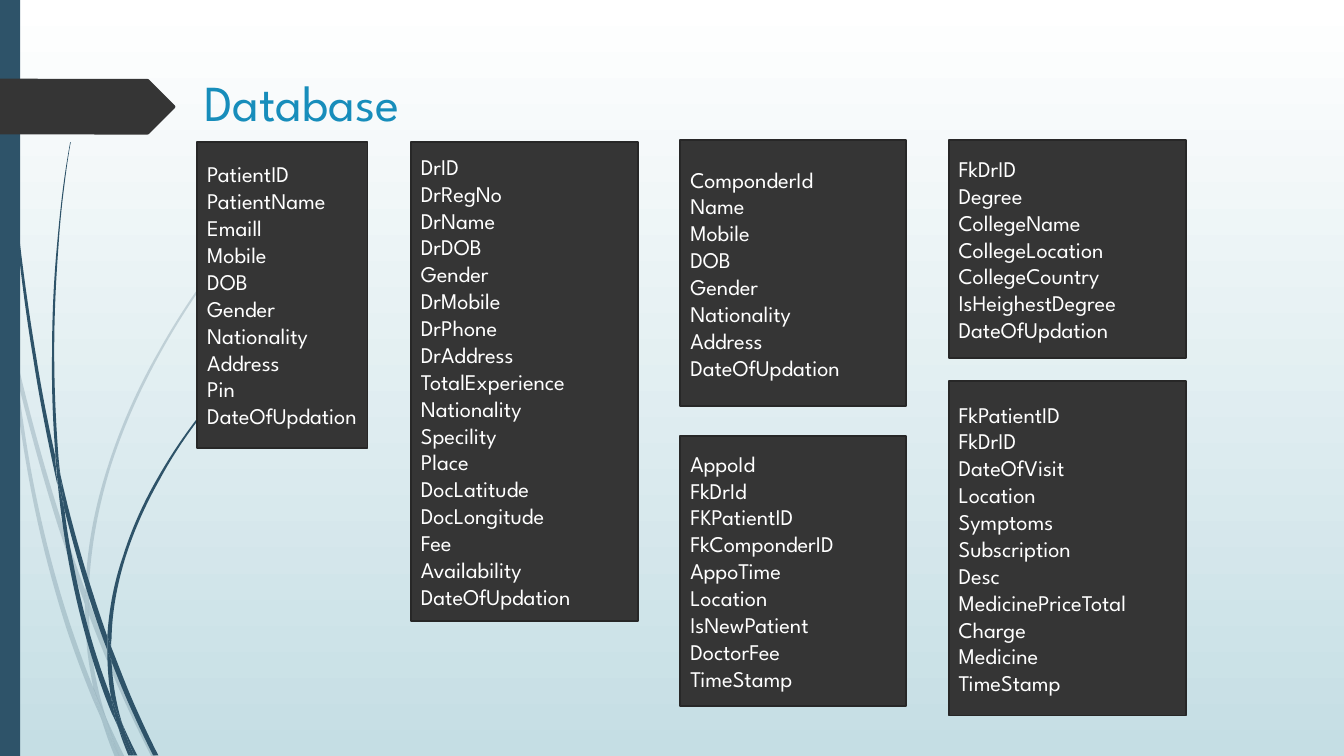
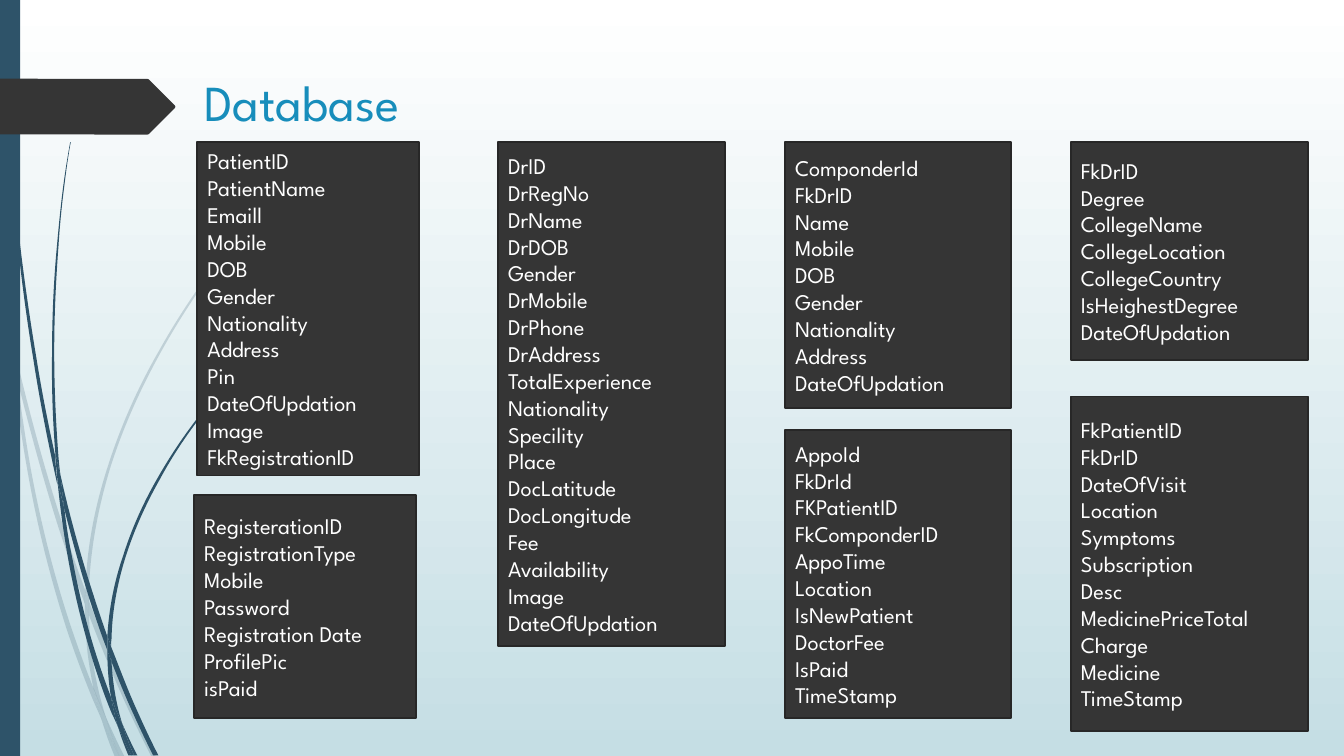
Before and after one commit to gitish/abs, a slide deck: slide 3 of docs/ABS.pptx. Drawn at 1344x756 pixels with LibreOffice and Linux fonts; fonts in the diff are those of the drawing. Boxes give left, top, right and bottom in pixels: in the first picture for what was removed or moved away, otherwise in the second. Text is boxed around its words. In the diff, an @@ line names an element or a change of style, - is before the commit and + after.

```diff
--- a/docs/ABS.pptx
+++ b/docs/ABS.pptx
@@ rectangle "PatientID": place and size @@
-rectangle "PatientID" at bbox=[198, 142, 368, 449]
+rectangle "PatientID" at bbox=[198, 142, 419, 476]
@@ rectangle "DrID": place and size @@
-rectangle "DrID" at bbox=[411, 142, 638, 621]
+rectangle "DrID" at bbox=[498, 142, 725, 646]
@@ rectangle "ComponderId": place and size @@
-rectangle "ComponderId" at bbox=[681, 140, 906, 406]
+rectangle "ComponderId" at bbox=[785, 142, 1011, 408]
@@ rectangle "FkDrID": place and size @@
-rectangle "FkDrID" at bbox=[949, 140, 1186, 359]
+rectangle "FkDrID" at bbox=[1071, 142, 1308, 361]
@@ text in rectangle at bbox=[795, 180, 853, 203]: paragraph added @@
+FkDrID
@@ rectangle "FkPatientID": place and size @@
-rectangle "FkPatientID" at bbox=[949, 381, 1186, 716]
+rectangle "FkPatientID" at bbox=[1071, 396, 1308, 731]
@@ text in rectangle at bbox=[207, 423, 354, 470]: paragraphs added @@
+Image
+FkRegistrationID
@@ rectangle "AppoId": place and size @@
-rectangle "AppoId" at bbox=[681, 436, 906, 706]
+rectangle "AppoId" at bbox=[785, 431, 1011, 719]
@@ rectangle added at bbox=[195, 495, 416, 718], fill #353535, outline #272727 1.25 pt, 16 pt, text #FFFFFF @@
+RegisterationID
+RegistrationType
+Mobile
+Password
+Registration Date
+ProfilePic
+isPaid
@@ text in rectangle at bbox=[508, 589, 564, 609]: paragraph added @@
+Image
@@ text in rectangle at bbox=[795, 661, 848, 678]: paragraph added @@
+IsPaid
```
Also in this commit, not shown: 1 other file.
